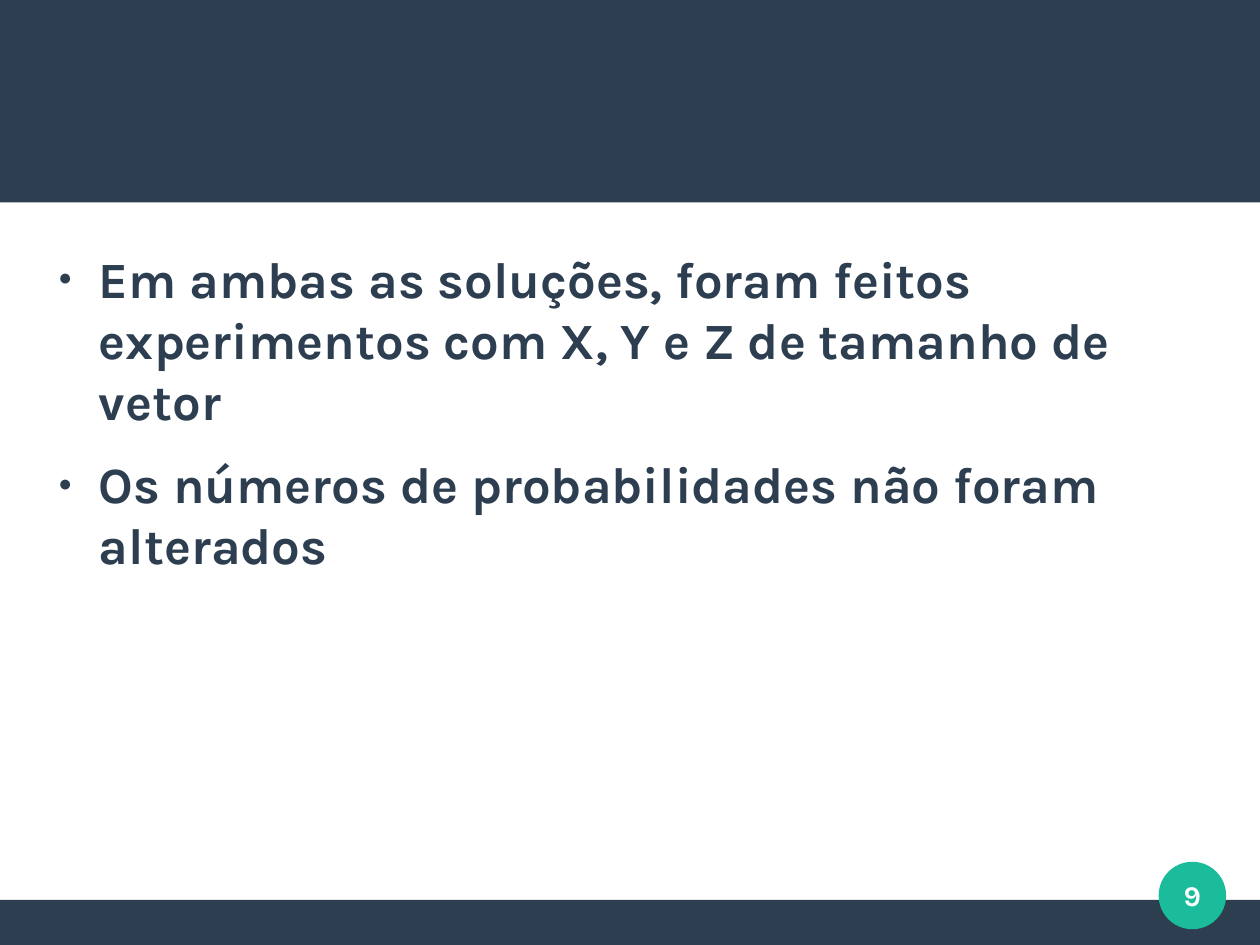
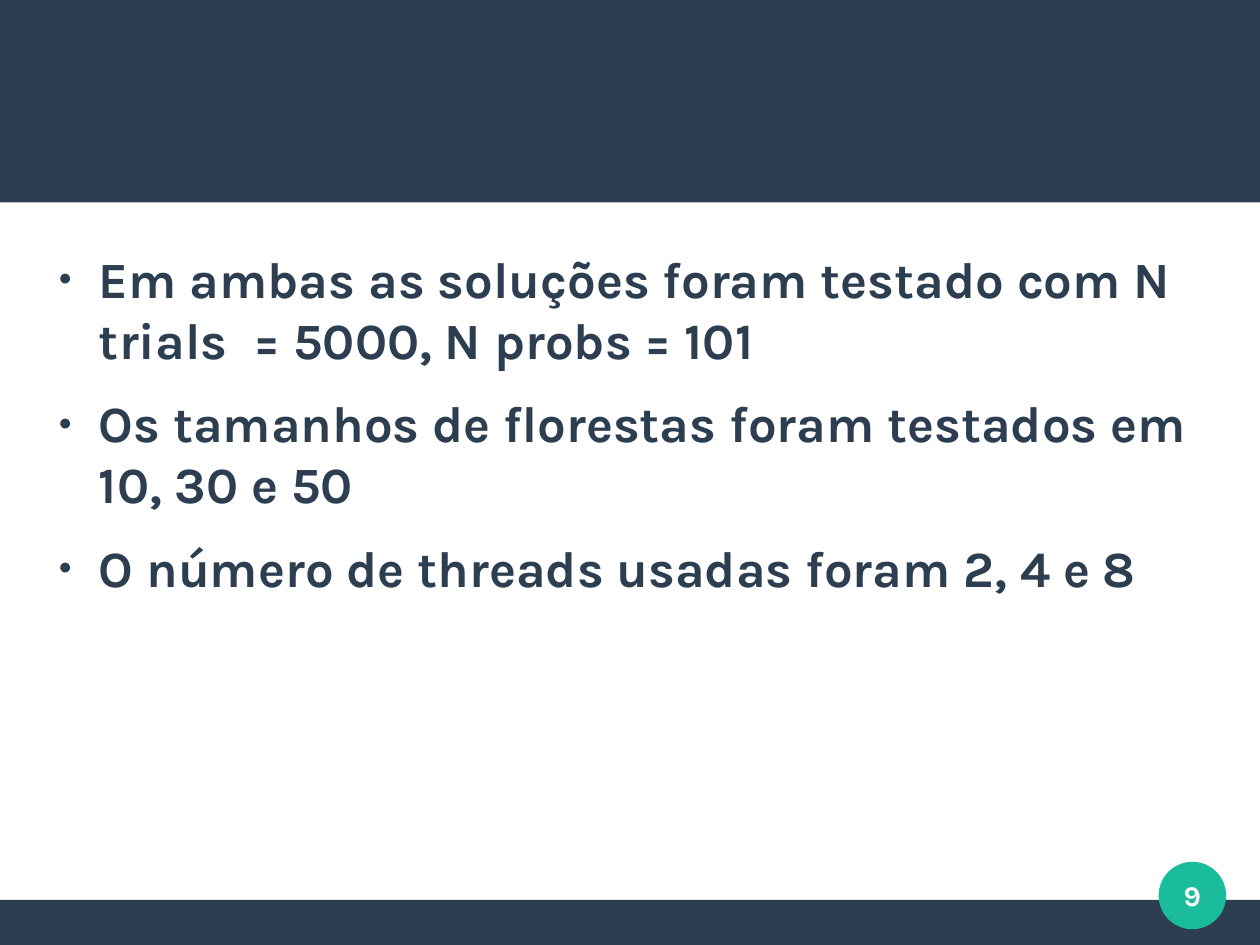
Before and after one commit to jvmello/elc139-2018a, a slide deck: slide 9 of trabalhos/t5/slides.odp. Drawn at 1260x945 pixels with LibreOffice and Linux fonts; fonts in the diff are those of the drawing. Boxes give left, top, right and bottom in pixels: in the first picture for what was removed or moved away, otherwise in the second. Text is boxed around its words. In the diff, an @@ line names an element or a change of style, - is before the commit and + after.

```diff
--- a/trabalhos/t5/slides.odp
+++ b/trabalhos/t5/slides.odp
@@ text at (99,261,1185,594): text changed @@
-● Em ambas as soluções, foram feitos experimentos com X, Y e Z de tamanho de vetor
-● Os números de probabilidades não foram alterados
+● Em ambas as soluções foram testado com N trials = 5000, N probs = 101
+● Os tamanhos de florestas foram testados em 10, 30 e 50
+● O número de threads usadas foram 2, 4 e 8
```
Also in this commit, not shown: 1 other file.
